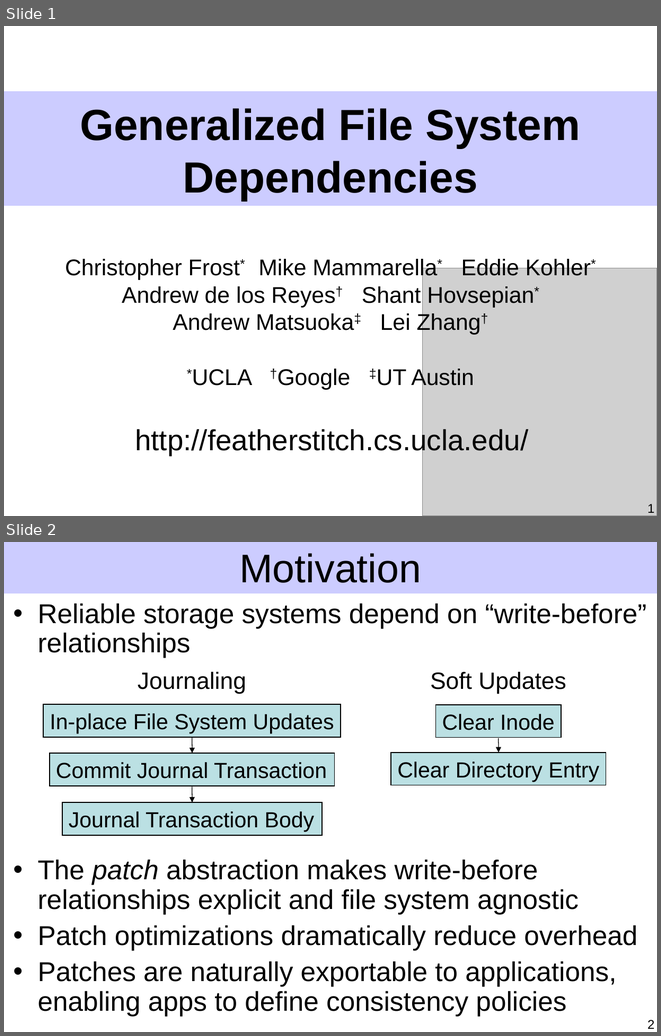
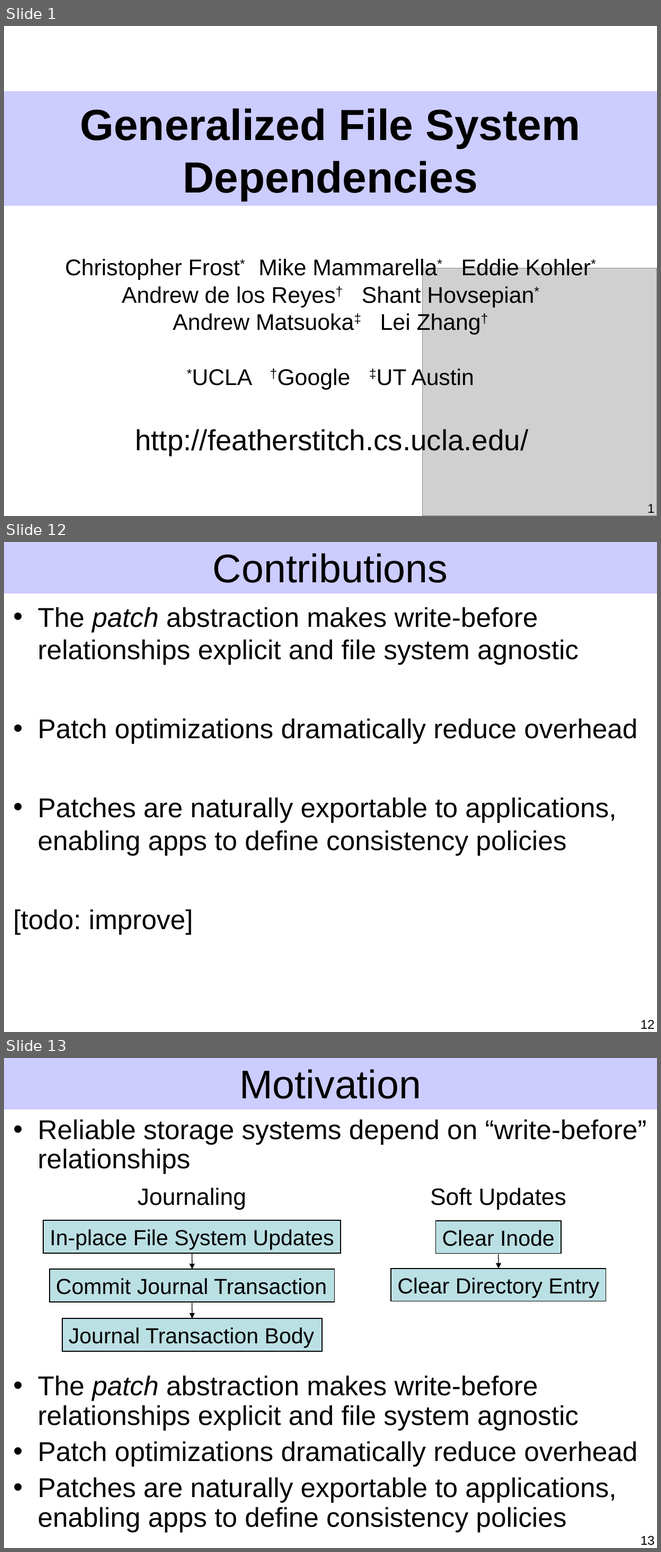
Before and after one commit to ucla-readable/fstitch-doc, a slide deck: sosp/pres.ppt. Shown one above the other, each under a label of ours: slides 1 and 2 before the commit, slides 1, 12 and 13 after it; the slides between them are not shown. The pictures are 661x1036 and 661x1552 pixels, drawn with LibreOffice and Linux fonts; fonts in the diff are those of the drawing; grey boxes stand for pictures. Boxes give left, top, right and bottom in pixels: in the first picture for what was removed or moved away, otherwise in the second. Text is boxed around its words. In the diff, an @@ line names an element or a change of style, - is before the commit and + after.

```diff
--- a/sosp/pres.ppt
+++ b/sosp/pres.ppt
@@ slide 12 added at bbox=[4, 542, 657, 1032], background #FFFFFF; not listed: 1 template element that a slide beside it also shows @@
@@ title added at bbox=[213, 553, 448, 583], 44 pt, text #000000 @@
+Contributions
@@ text added at bbox=[13, 607, 637, 934], 30 pt, text #000000 @@
+• The patch abstraction makes write-before relationships explicit and file system agnostic
+• Patch optimizations dramatically reduce overhead
+• Patches are naturally exportable to applications, enabling apps to define consistency policies
+[todo: improve]
@@ page number added at bbox=[641, 1020, 655, 1029], 14 pt, text #000000 @@
+12
@@ what was slide 2 is now slide 13 @@
@@ page number at bbox=[641, 1536, 655, 1545]: text changed @@
-2
+13
```
Also in this commit, not shown: 3 slides changed, 10 other slides added.
